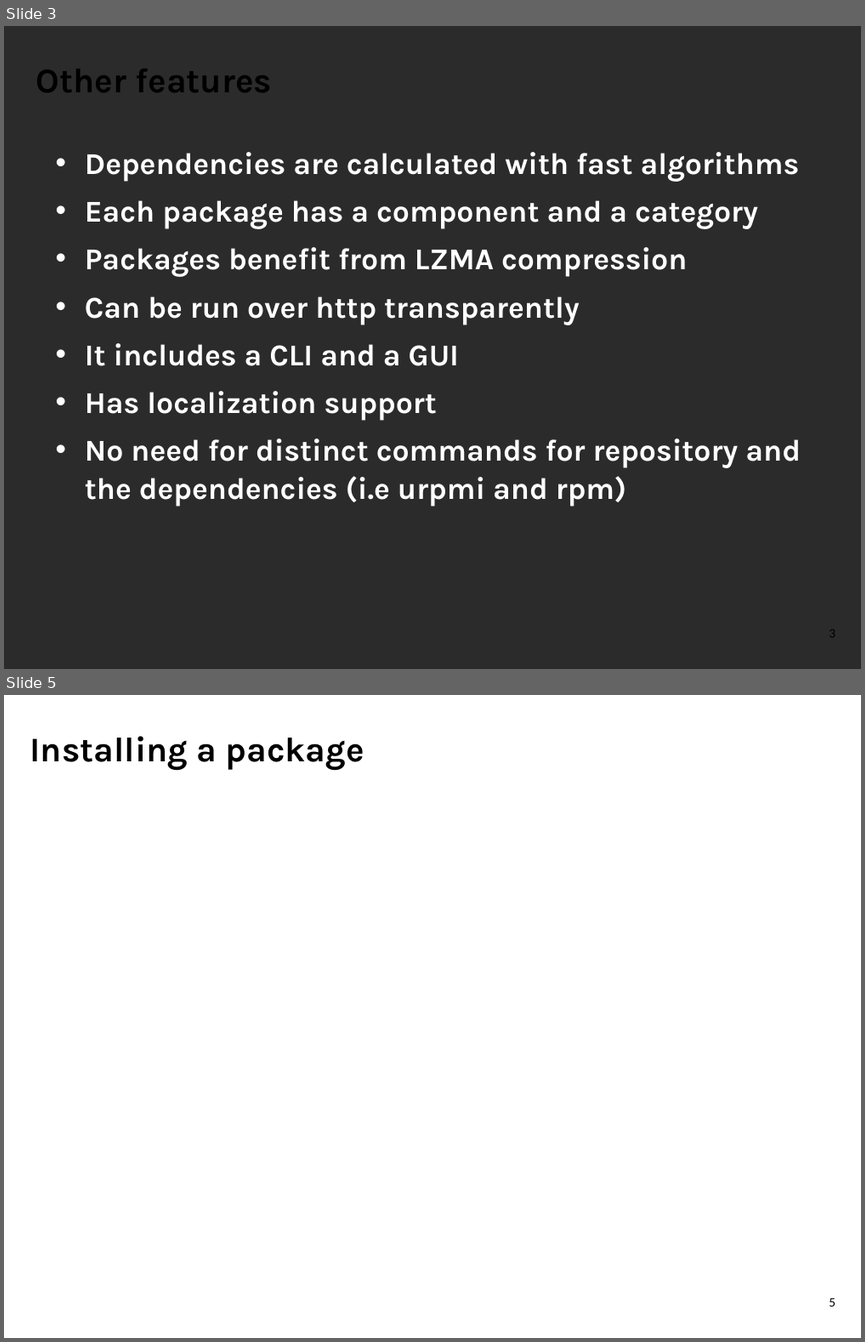
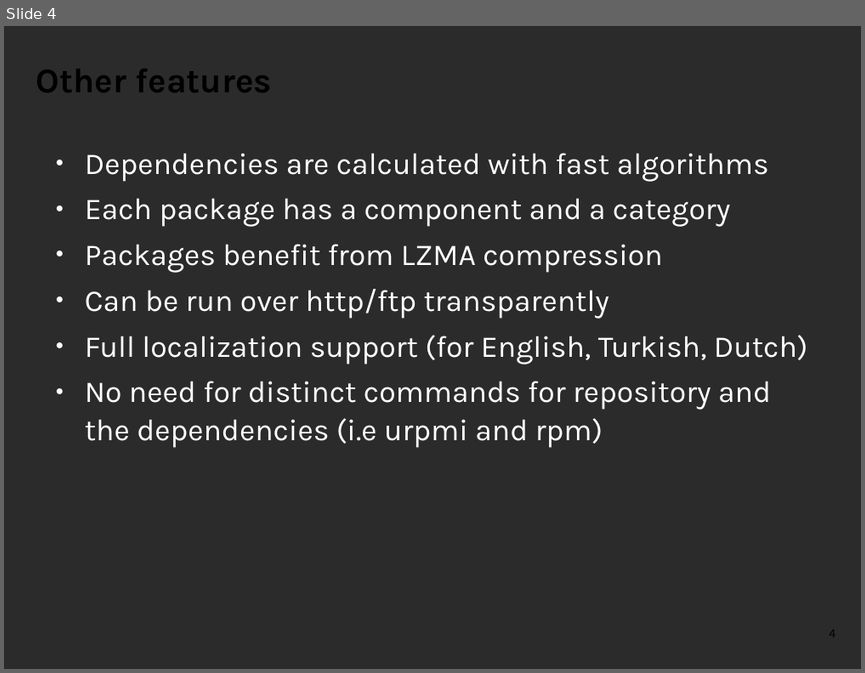
Before and after one commit to pars-linux/uludag, a slide deck: promotion/presentations/PardusGenel/introduction-to-pisi.odp. Shown one above the other, each under a label of ours: slides 3 and 5 before the commit, slide 4 after it; the slides between them are not shown. The pictures are 865x1342 and 865x673 pixels, drawn with LibreOffice and Linux fonts; fonts in the diff are those of the drawing; background and template pictures are left out; a plain dark background stands for a picture behind light text. Boxes give left, top, right and bottom in pixels: in the first picture for what was removed or moved away, otherwise in the second. Text is boxed around its words. In the diff, an @@ line names an element or a change of style, - is before the commit and + after.

```diff
--- a/promotion/presentations/PardusGenel/introduction-to-pisi.odp
+++ b/promotion/presentations/PardusGenel/introduction-to-pisi.odp
@@ slide 5 removed at box(4, 695, 861, 1338), background picture (left out); not listed: 1 template element that a slide beside it also shows @@
@@ title removed at box(30, 736, 364, 771) @@
-Installing a package
@@ text removed at box(47, 807, 830, 991) @@
-• asdas
@@ what was slide 3 is now slide 4 @@
@@ slide 4 changed as well @@
@@ text at box(85, 153, 771, 448): bold off in "Dependencies are calculated with fast algorithms", "Each package has a component and a ...", "Packages benefit from LZMA compression", "No need for distinct commands for repository ..."; bullet • to ●; less space between paragraphs @@
@@ text at box(85, 289, 808, 363): text changed; bold off @@
-• Can be run over http transparently
-• It includes a CLI and a GUI
-• Has localization support
+● Can be run over http/ftp transparently
+● Full localization support (for English, Turkish, Dutch)
@@ page number at box(828, 630, 835, 635): text changed @@
-3
+4
```
Also in this commit, not shown: 3 other slides changed, 23 slides added, 4 other slides removed.
